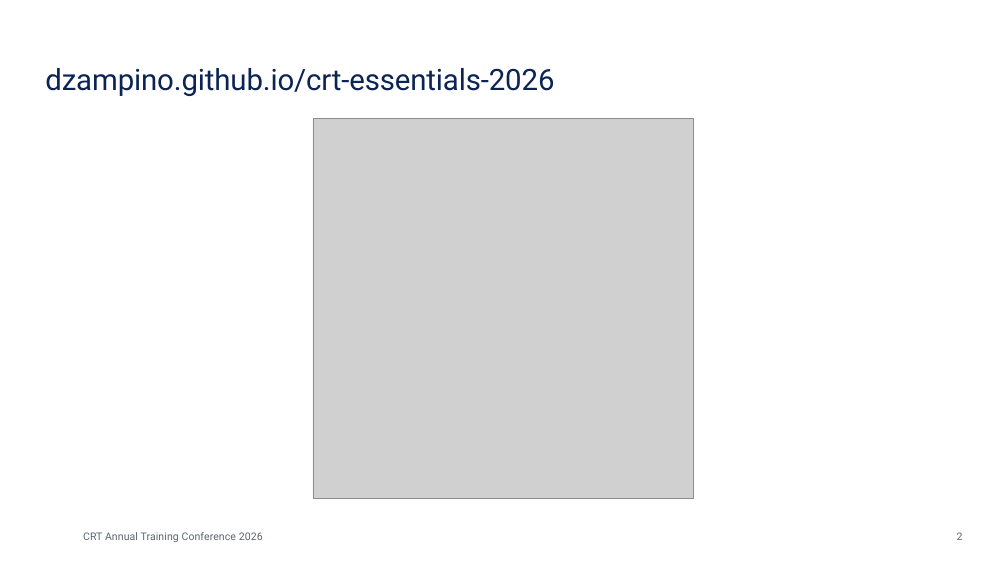
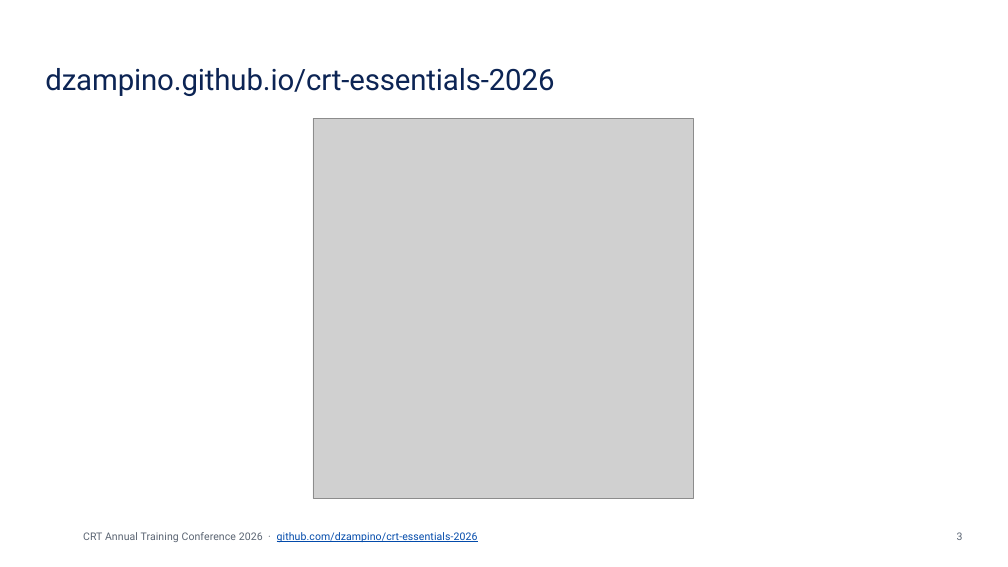
Before and after one commit to dzampino/crt-essentials-2026, a slide deck: slide 3 of docs/files/crt-essentials.pptx (slide 2 before the commit). Drawn at 1008x567 pixels with LibreOffice and Linux fonts; fonts in the diff are those of the drawing; grey boxes stand for pictures; background and template pictures are left out. Boxes give left, top, right and bottom in pixels: in the first picture for what was removed or moved away, otherwise in the second. Text is boxed around its words. In the diff, an @@ line names an element or a change of style, - is before the commit and + after.

```diff
--- a/docs/files/crt-essentials.pptx
+++ b/docs/files/crt-essentials.pptx
@@ text at [83, 532, 478, 542]: text changed; text colour #5A6472 to #034BAB @@
-CRT Annual Training Conference 2026
+CRT Annual Training Conference 2026 · github.com/dzampino/crt-essentials-2026
```
Also in this commit, not shown: 64 other slides changed, 7 other files.
